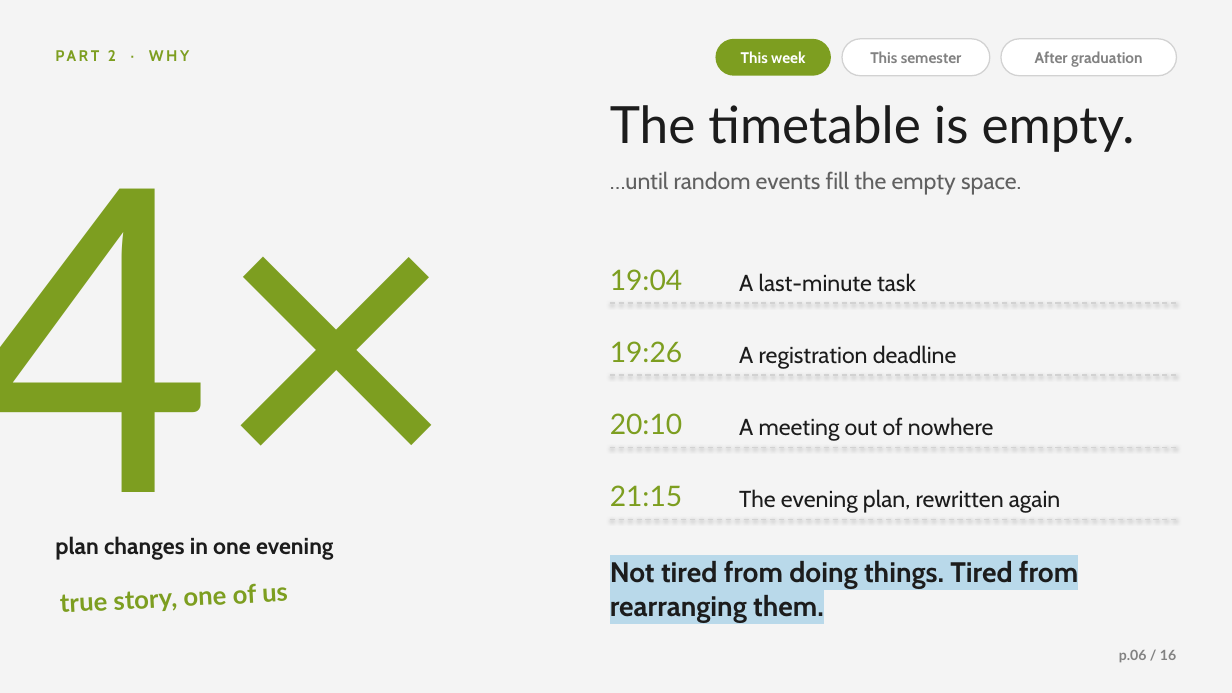
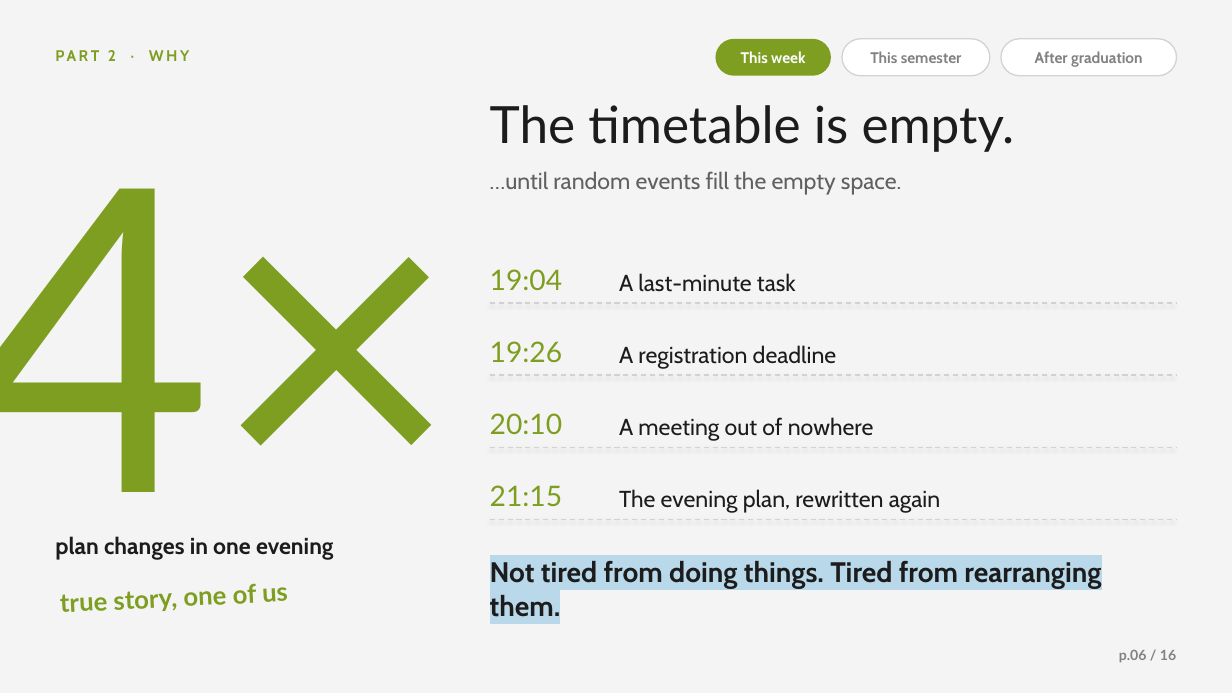
Before and after one commit to Kyson-CCHEN/English-presentation, a slide deck: slide 6 of Planning_Is_the_Pressure.pptx. Drawn at 1232x693 pixels with LibreOffice and Linux fonts; fonts in the diff are those of the drawing; background and template pictures are left out. Boxes give left, top, right and bottom in pixels: in the first picture for what was removed or moved away, otherwise in the second. Text is boxed around its words. In the diff, an @@ line names an element or a change of style, - is before the commit and + after.

```diff
--- a/Planning_Is_the_Pressure.pptx
+++ b/Planning_Is_the_Pressure.pptx
@@ text "The timetable is empty.": place and size @@
-text "The timetable is empty." at [610,105,1135,152]
+text "The timetable is empty." at [490,105,1015,152]
@@ text "…until random events fill the ...": place and size @@
-text "…until random events fill the ..." at [610,171,1021,195]
+text "…until random events fill the ..." at [490,171,901,195]
@@ text "A last-minute task": place and size @@
-text "A last-minute task" at [739,273,916,292]
+text "A last-minute task" at [619,273,796,292]
@@ line moved from (610, 303) - (1177, 303) to (490, 303) - (1177, 303) @@
@@ text "A registration deadline": place and size @@
-text "A registration deadline" at [739,345,957,369]
+text "A registration deadline" at [619,345,837,369]
@@ line moved from (610, 375) - (1177, 375) to (490, 375) - (1177, 375) @@
@@ text "A meeting out of nowhere": place and size @@
-text "A meeting out of nowhere" at [739,417,994,441]
+text "A meeting out of nowhere" at [619,417,874,441]
@@ line moved from (610, 447) - (1177, 447) to (490, 447) - (1177, 447) @@
@@ 4 texts: place and size @@
-4 texts at [610,269,682,506]
+4 texts at [490,269,562,506]
@@ text "The evening plan, rewritten again": place and size @@
-text "The evening plan, rewritten again" at [739,489,1060,513]
+text "The evening plan, rewritten again" at [619,489,940,513]
@@ line moved from (610, 519) - (1177, 519) to (490, 519) - (1177, 519) @@
@@ text "Not tired from doing things. ..." rewrapped from [610,561,1078,622] to [490,561,1101,622] @@
```
Also in this commit, not shown: 9 other slides changed.
